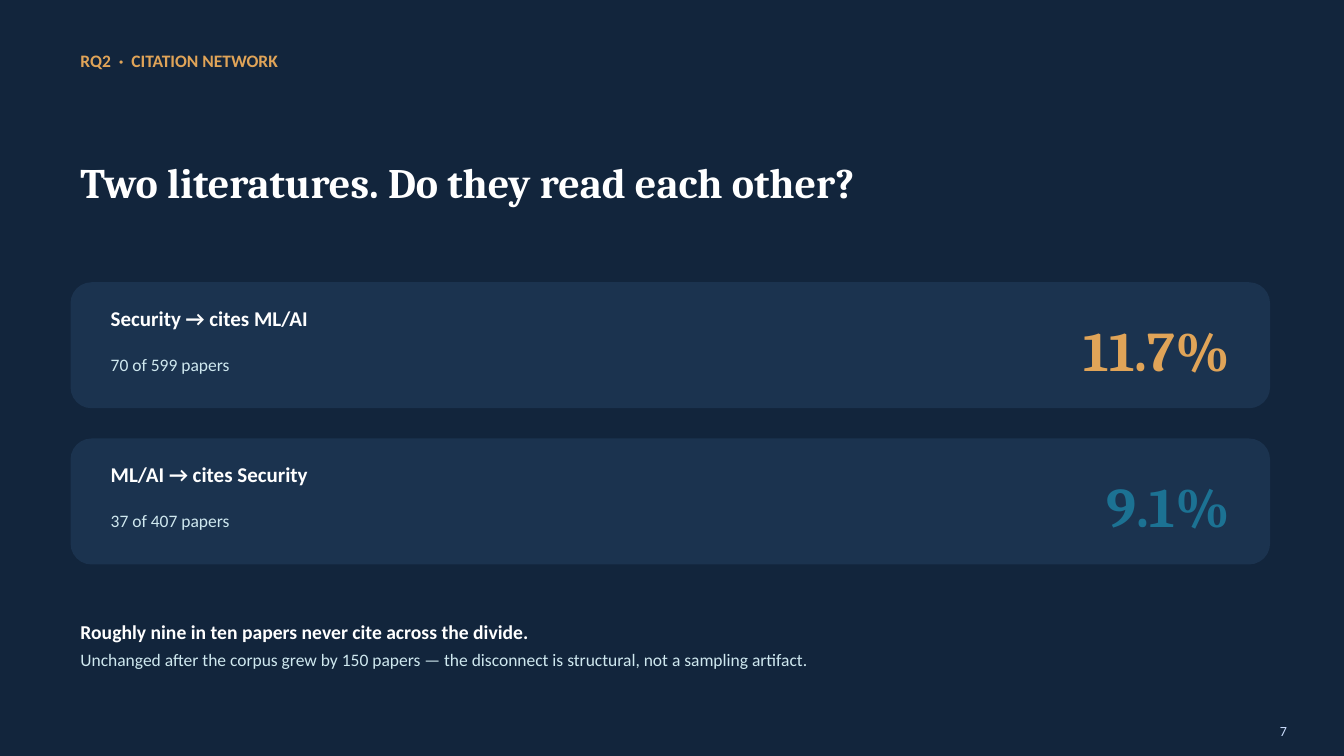
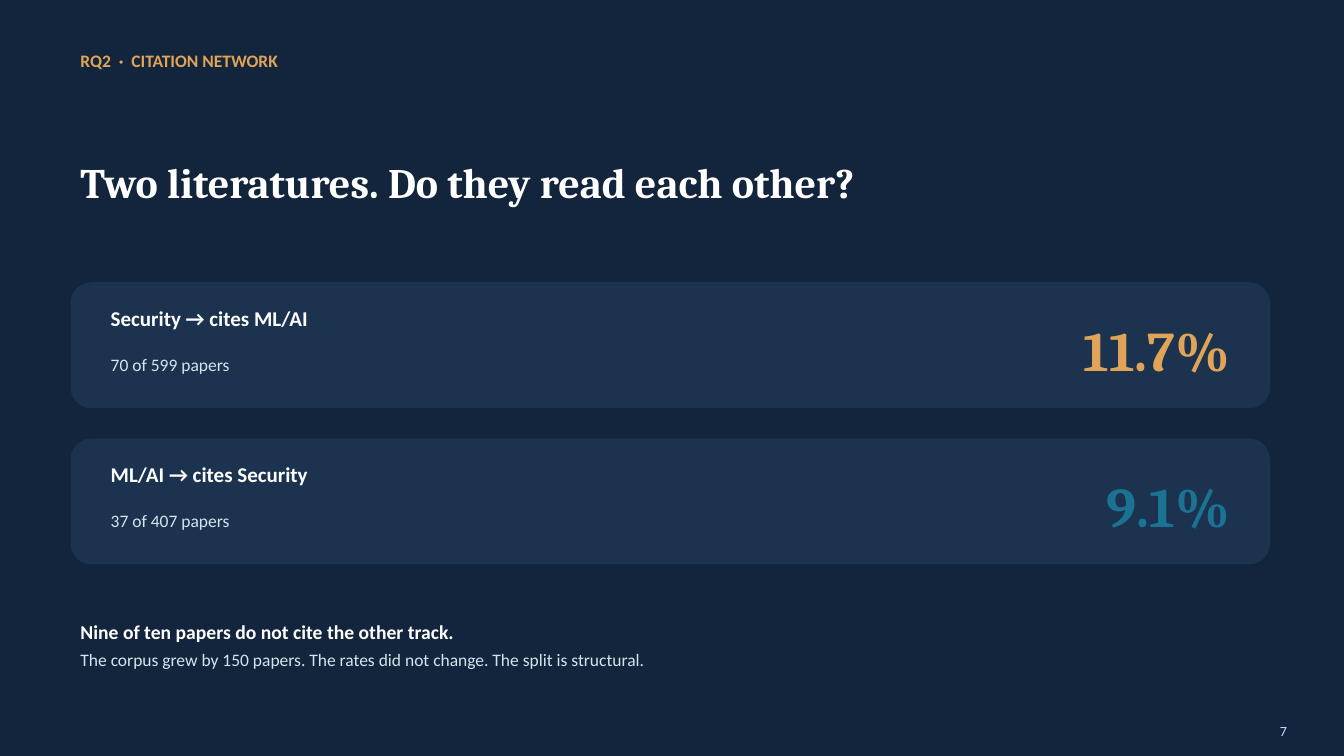
Before and after one commit to Nyamtulla/context_poison, a slide deck: slide 7 of context_sok_results_presentation.pptx. Drawn at 1344x756 pixels with LibreOffice and Linux fonts; fonts in the diff are those of the drawing. Boxes give left, top, right and bottom in pixels: in the first picture for what was removed or moved away, otherwise in the second. Text is boxed around its words. In the diff, an @@ line names an element or a change of style, - is before the commit and + after.

```diff
--- a/context_sok_results_presentation.pptx
+++ b/context_sok_results_presentation.pptx
@@ text at (80,625,644,669): text changed @@
-Roughly nine in ten papers never cite across the divide.
-Unchanged after the corpus grew by 150 papers — the disconnect is structural, not a sampling artifact.
+Nine of ten papers do not cite the other track.
+The corpus grew by 150 papers. The rates did not change. The split is structural.
```
Also in this commit, not shown: 19 other slides changed, 4 slides added, 5 other files.
